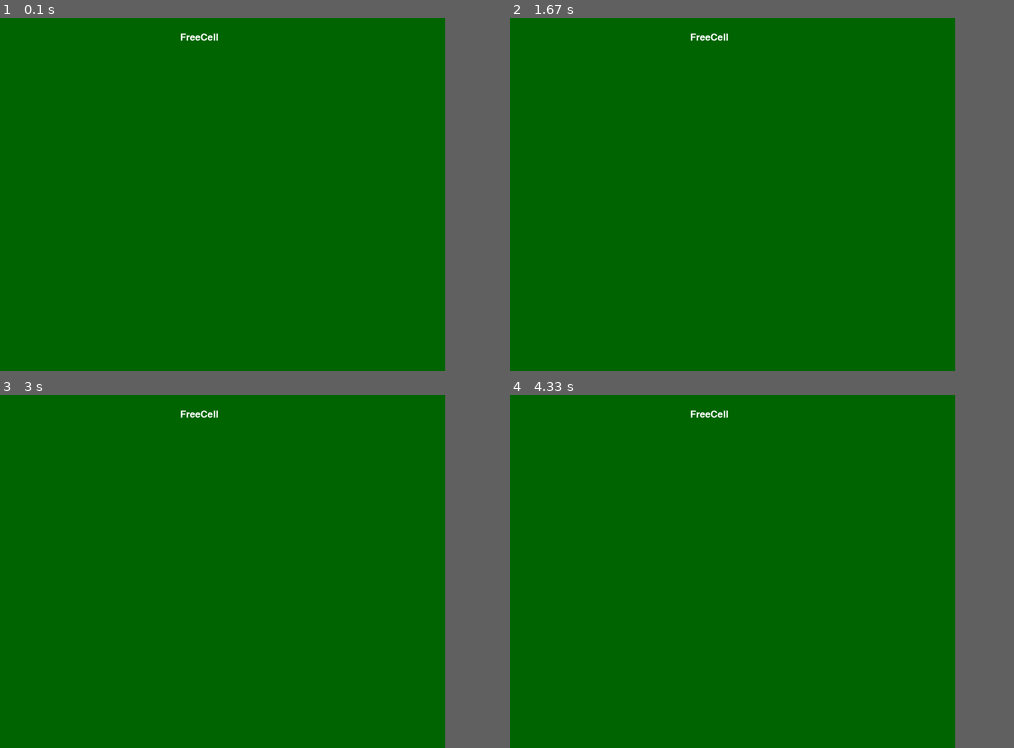
Above: before the commit, frames 1-4 (two rows, left to right).
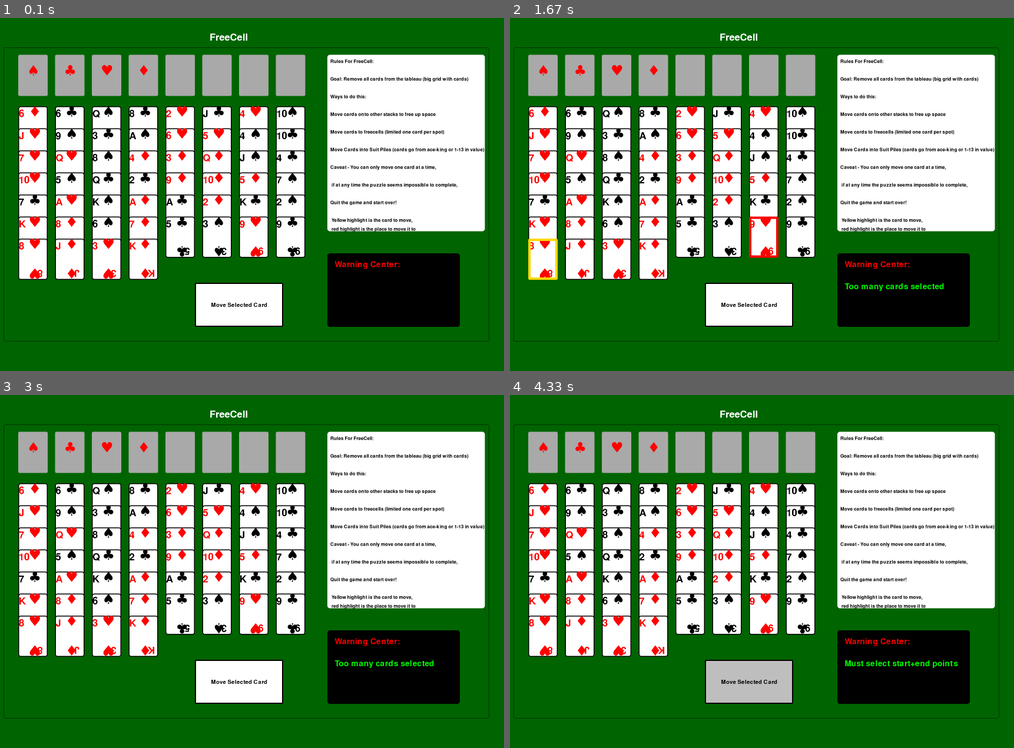
Above: after the commit, the same moments.

Repository: edwingsantos/final_project
Game: pygame game, started from src/main.py
The game is run twice, just before and just after one commit, with the same random seed, the same clock (stepped at 60 frames per second) and the same inputs.
Inputs (mouse positions are in pixels of both pictures, inside the frame that each line leads up to):
- Up to frame 1 (0.1 s): no input
- Up to frame 2 (1.67 s): click (545, 258) at 0.38 s; click (751, 215) at 0.72 s; click (746, 303) at 1.05 s, where only the run after the commit has a clickable "Move Selected Card"; click (812, 226) at 1.38 s
- Up to frame 3 (3 s): click (246, 606) at 2.22 s
- Up to frame 4 (4.33 s): click (746, 680) at 3.05 s, where only the run after the commit has a clickable "Move Selected Card"; click (888, 539) at 3.38 s; click (746, 680) at 4.22 s, where only the run after the commit has a clickable "Move Selected Card"
In our replay, the window is 800x600 before the commit and 900x600 after it. These sizes can differ from the game's own. Grey fills any space a smaller window leaves; there, only what the larger window draws over its background counts as a difference.

The runs differ from the first frame. In frame 1, 51% of the frame differs, in the area x 0-98%, y 4-92%; in frame 2, 51%; in frame 3, 51%; in frame 4, 51%.

Commit message:
Made heavy progress on freecell, primed freecell csv, getting ready to complete the moving feature

Diff:
--- a/files/freecell.csv
+++ b/files/freecell.csv
@@ -1 +1,2 @@
 Game Number, Win Game
+0,0
--- a/src/freecell_solitaire.py
+++ b/src/freecell_solitaire.py
@@ -26,7 +26,7 @@
     deck = shuffle()
 
     #useful vars
-    freecells = []
+    freecells = [None,None,None,None]
     ace_piles = [
         [],
         [],
@@ -53,23 +53,124 @@
     return freecells, ace_piles, tableau
 
 #CHECKS
-def moveable_cards(tableau,freecells,ace_piles):
+def moveable_cards(tableau, freecells, ace_piles, card_status):
+
     moveable = []
-    for x in tableau:
-        moveable.append(x[-1])
-
-    for x in freecells:
-        moveable.append(x)
-
-    for x in ace_piles:
-        moveable.append(x-1)
-
-    return moveable
-
-#places to move check
-
-#valid places
-
+
+    for pile in tableau:
+        if pile:
+            top = pile[-1]
+            moveable.append(top)
+            card_status[top]["Accessible"] = True
+
+    for i in range(4):
+
+        if freecells[i] is not None:
+            card = freecells[i]
+            moveable.append(card)
+            card_status[card]["Accessible"] = True
+
+        else:
+            key = f"FreeCellEmpty{i}"
+
+            if key not in card_status:
+                card_status[key] = {
+                    "HitBox": (650 + 125*i, 125, 100, 140),
+                    "Selected": False,
+                    "Accessible": True,
+                    "InAcePile": False,
+                    "Immoveable": True
+                }
+
+            moveable.append(key)
+
+    for i in range(4):
+
+        if ace_piles[i]:
+            top = ace_piles[i][-1]
+            moveable.append(top)
+            card_status[top]["Accessible"] = True
+
+        else:
+            key = f"AceEmpty{i}"
+
+            if key not in card_status:
+                card_status[key] = {
+                    "HitBox": (150 + 125*i, 125, 100, 140),
+                    "Selected": False,
+                    "Accessible": True,
+                    "InAcePile": True,
+                    "Immoveable": True
+                }
+                if i == 0:
+                    card_status[key]["Suit"] = "Spades"
+                if i == 1:
+                    card_status[key]["Suit"] = "Clubs"
+                if i == 2:
+                    card_status[key]["Suit"] = "Hearts"
+                if i == 3:
+                    card_status[key]["Suit"] = "Diamonds"
+
+
+            moveable.append(key)
+
+    return moveable, card_status
+
+#validate player decision funcs
+def val_choice(card_ID,destination_ID,tableau,freecells,acepiles,card_status):
+    with open("files/cards.json","r") as file:
+        deck = json.load(file)
+
+    destination_type = ""
+    card = deck[card_ID]
+
+    if destination_ID[0] == "F":
+        destination_type = "Freecell"
+    elif destination_ID[0] == "A":
+        destination_type = "AcePile"
+    else:
+        destination_type = "AnotherCard"
+        destination = deck[destination_ID]
+
+    match destination_type:
+        case "Freecell":
+            #Check if there is a card already there
+            if freecells[int(destination_ID[-1])] == None:
+                pass
+            else:
+                print("FAIL")
+        case "AcePile":
+            #Check if value is 1, and is the same suit
+            if card["Value"] == 1 and card["Suit"] == card_status[destination_ID]["Suit"]:
+                if card_status[destination_ID]["Suit"] == "Spades":
+                    acepiles[0].append(card_ID)
+                if card_status[destination_ID]["Suit"] == "Clubs":
+                    acepiles[1].append(card_ID)
+                if card_status[destination_ID]["Suit"] == "Hearts":
+                    acepiles[2].append(card_ID)
+                if card_status[destination_ID]["Suit"] == "Diamonds":
+                    acepiles[3].append(card_ID)
+        case "AnotherCard":
+            #Check if color is opposite, Check if number of incoming is +1 of destination
+            print()
+
+
+
+
+
+
+#match suit (for displaying)
+def suit_match(suit):
+    match suit:
+        case "Clubs":
+            symbol = "♣"
+        case "Spades":
+            symbol = "♠"
+        case "Diamonds":
+            symbol = "♦"
+        case "Hearts":
+            symbol = "♥"
+    return symbol
 
 #game func
 def free_cell_game():
@@ -77,47 +178,234 @@
     freecells, ace_piles, tableau = setup()
     print(tableau)
     moveable = []
+    #all moveable cards are stored with selected bool, accessibility bool, rect-object and in_ace_pile bool
     card_status = {}
     selected = 0
-    landing_positions = []
+    move_select = ""
+    place_select = ""
+    rules = "Rules For FreeCell:\n\nGoal: Remove all cards from the tableau (big grid with cards)\n\nWays to do this:\n\nMove cards onto other stacks to free up space\n\nMove cards to freecells (limited one card per spot)\n\nMove Cards into Suit Piles (cards go from ace-king or 1-13 in value)\n\nCaveat - You can only move one card at a time,\n\n if at any time the puzzle seems impossible to complete,\n\nQuit the game and start over!\n\n Yellow highlight is the card to move,\n red highlight is the place to move it to"
+    lines = rules.split("\n")
+    warning_message = ""
+
+    with open("files/cards.json", "r") as info:
+        deck = json.load(info)
 
     #setup pygame
     pygame.init()
-    screen = pygame.display.set_mode((1600,1200))
+    screen = pygame.display.set_mode((1800,1200))
     clock = pygame.time.Clock()
     running = True
+    font = pygame.font.SysFont(None,48)
+    font_2 = pygame.font.SysFont(None,40)
+    font_3 = pygame.font.SysFont(None,24)
+    st_font = pygame.font.SysFont("segoeuisymbol",48)
 
     #put buttons here
+    move_button = Button("Move Selected Card","white","grey",size=(300,150),position=(750,900))
 
     #game loop
     while running:
 
+        #reset accessibility
+        for card in card_status:
+            card_status[card]["Accessible"] = False
+            for i in range(4):
+                card_status[f"FreeCellEmpty{i}"]["Accessible"] = True
+                card_status[f"AceEmpty{i}"]["Accessible"] = True
+
         #visuals
         screen.fill("darkgreen")
 
-        font = pygame.font.SysFont(None,48)
         title_surface = font.render("FreeCell",True,"white")
 
-        screen.blit(title_surface,(700,50))
-
-
-    #check events
+        screen.blit(title_surface,(800,50))
+
+        pygame.draw.rect(screen,"black",(100,100,1650,1000),width=1,border_radius=8)
+
+        #display tableau
+        for i, x in enumerate(tableau):
+            for a, y in enumerate(x):
+                #get info
+                card_info = deck[y]
+
+                #add to statuses
+                new_x = 150+(125*i)
+                new_y = 300+(75*a)
+
+                if y not in card_status:
+                    card_status[y] = {
+                        "HitBox": (new_x,new_y,100,140),
+                        "Selected":False,
+                        "Accessible":False,
+                        "InAcePile":False,
+                        "Immoveable":False
+                    }
+
+                #create visual object
+                new_card = Card_styles(card_info["Value"],suit_match(card_info["Suit"]),card_info["Color"])
+
+
+                #display
+                new_card.show_card(screen,coords=(new_x,new_y))
+
+
+        #display ace piles
+        for x in range(4):
+            newer_x = 150+(125*x)
+            try:
+                card_info = deck[ace_piles[x][-1]]
+                new_card = Card_styles(card_info["Value"],suit_match(card_info["Suit"]),card_info["Color"])
+                new_card.show_card(screen,coords=(newer_x,125))
+                card_id = ace_piles[x][-1]
+                card_status[card_id]["InAcePile"] = True
+                card_status[card_id]["HitBox"] = (newer_x,125,100,140)
+            except (IndexError,KeyError):
+                pygame.draw.rect(screen,"darkgrey",(newer_x,125,100,140),border_radius=4)
+                symbols = ["♠", "♣", "♥", "♦"]
+                symbol_surface = st_font.render(symbols[x],True,"red")
+                screen.blit(symbol_surface,(180+(125*x),150))
+                key = f"FreeCellEmpty{x}"
+
+                if key not in card_status:
+                    card_status[key] = {}
+
+                card_status[key]["HitBox"] = (newer_x, 125, 100, 140)
+                card_status[key]["Selected"] = False
+                card_status[key]["Accessible"] = True
+                card_status[key]["Immoveable"] = True
+
+        #display free cells
+        for x in range(4):
+            newer_x = 650+(125*x)
+            try:
+                card_info = deck[freecells[x]]
+                new_card = Card_styles(card_info["Value"],suit_match(card_info["Suit"]),card_info["Color"])
+                new_card.show_card(screen,coords=(newer_x,125))
+                card_id = freecells[x]
+                card_status[card_id]["HitBox"] = (newer_x,125,100,140)
+            except (IndexError,KeyError):
+                pygame.draw.rect(screen,"darkgrey",(newer_x,125,100,140),border_radius=4)
+                key = f"FreeCellEmpty{x}"
+
+                if key not in card_status:
+                    card_status[key] = {}
+
+                card_status[key]["HitBox"] = (newer_x, 125, 100, 140)
+                card_status[key]["Selected"] = False
+                card_status[key]["Accessible"] = True
+                card_status[key]["Immoveable"] = True
+
+        #Display Instructions and Control Center
+        pygame.draw.rect(screen,"white",(1200,125,535,600),border_radius=8)
+        pygame.draw.rect(screen,"black",(1200,800,450,250),border_radius=8)
+
+
+        for i, line in enumerate(lines):
+            rules_surface = font_3.render(line,True,"black")
+            screen.blit(rules_surface,(1210,140 + i * 30))
+
+        warning_title = font_2.render("Warning Center:",True,"red")
+        screen.blit(warning_title,(1225,825))
+        warning = font_2.render(warning_message,True,"green")
+        screen.blit(warning,(1225,900))
+
+        #button
+        move_button.show(screen)
+
+        #find movable cards
+        moveable,card_status = moveable_cards(tableau,freecells,ace_piles,card_status)
+
+        #check events
         for event in pygame.event.get():
             if event.type == pygame.QUIT:
                 running = False
 
-    #display tableu
-
-    #display ace piles
-
-    #display free cells
-
-    #find movable cards
-
-    #find places for cards to be moved - Ace piles, other parts of tableau, free cells
-
-    #check if game is over
-        #if yes, end game loop and save to csv
+            if move_button.click_check(event):
+                if selected != 2:
+                    warning_message = "Must select start+end points"
+                else:
+                    print("Move clicked")
+
+            #mouse button clicked and it is the left button
+            if event.type == pygame.MOUSEBUTTONDOWN and event.button == 1:
+                #scan to see if card clicked
+                for card in moveable:
+                    w,x,y,z = card_status[card]["HitBox"]
+                    rect = pygame.Rect(w,x,y,z)
+
+                    if rect.collidepoint(event.pos):
+                        #deselecting
+                        if card_status[card]["Selected"]:
+
+                            if card == move_select:
+                                move_select = ""
+                                card_status[card]["Selected"] = False
+                                selected = 0
+                                if place_select:
+                                    card_status[place_select]["Selected"] = False
+                                    place_select = ""
+                            elif card == place_select:
+                                card_status[place_select]["Selected"] = False
+                                if move_select:
+                                    card_status[move_select]["Selected"] = False
+                                place_select = ""
+                                move_select = ""
+                                selected = 0
+                            else:
+                                print("NOTHING TO DESELECT")
+                        #selecting
+                        else:
+                            if card_status[card]["Accessible"]:
+
+                                if selected >= 2:
+                                    warning_message = "Too many cards selected"
+
+                                elif selected == 0:
+
+                                    if not card_status[card]["Immoveable"]:
+                                        card_status[card]["Selected"] = True
+                                        move_select = card
+                                        selected += 1
+
+                                elif selected == 1:
+                                    card_status[card]["Selected"] = True
+                                    place_select = card
+                                    selected += 1
+
+                                else:
+                                    print("Selection error occurred")
+
+        #highlight system
+        for i in moveable:
+            if card_status[i]["Selected"] == True:
+                x,y,width,height = card_status[i]["HitBox"]
+                if i == move_select:
+                    pygame.draw.rect(screen,(255, 215, 0),(x,y,width,height),width=8,border_radius=4)
+                elif i == place_select:
+                    pygame.draw.rect(screen,(255, 0, 0),(x,y,width,height),width=8,border_radius=4)
+                else:
+                    print("An error occured in highlight system")
+
+        #find places for cards to be moved - Ace piles, other parts of tableau, free cells
+
+        #check if game is over
+            #if yes, end game loop and save to csv
+
+        counter = 0
+        for x in tableau:
+            if len(x) == 0:
+                counter+=1
+
+        if counter == 8:
+            print("YOU WIN!")
+            with open("files/freecell.csv","r",newline="",encoding="utf-8") as scores:
+                reader = list(csv.reader(scores))
+                game_num = int(reader[-1][0]) + 1
+                win_num = int(reader[-1][1]) + 1
+
+            with open("files/freecell.csv","a",newline="",encoding="utf-8") as scores:
+                writer = csv.writer(scores)
+                writer.writerow([game_num,win_num])
 
         pygame.display.flip()
 
